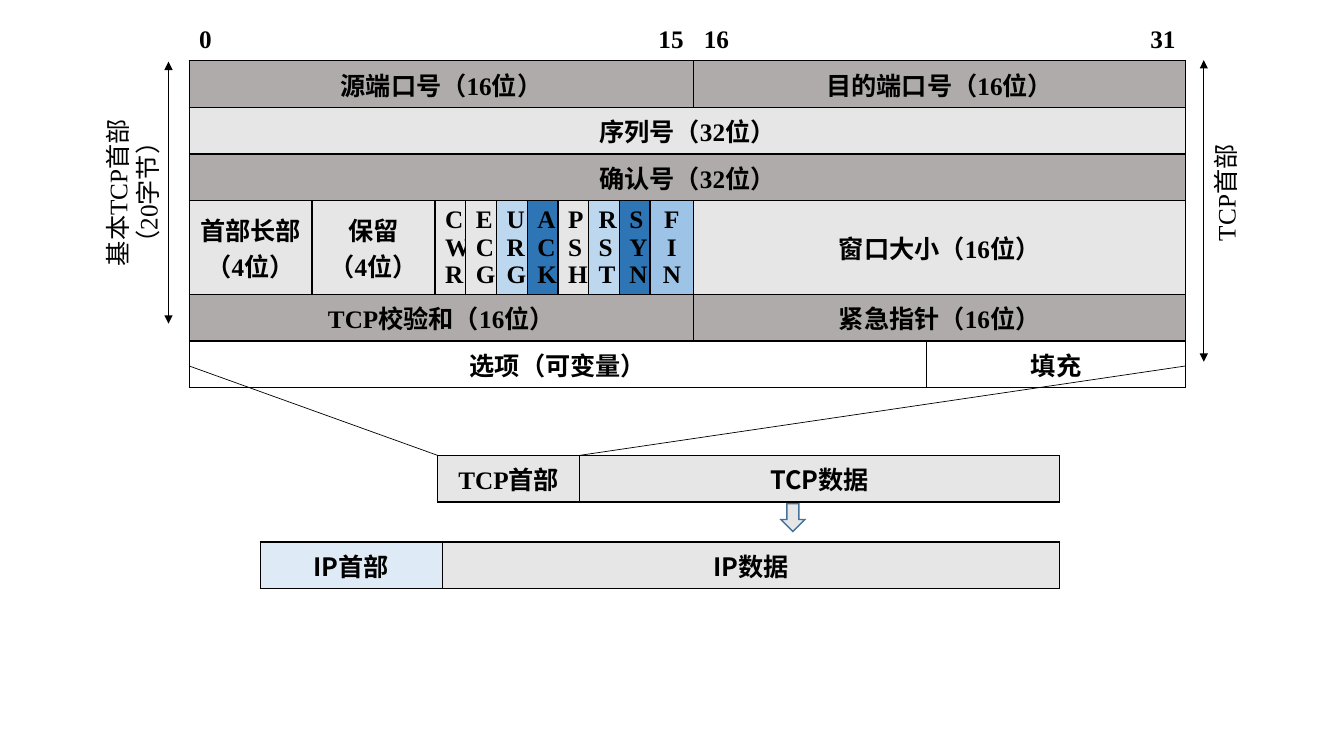
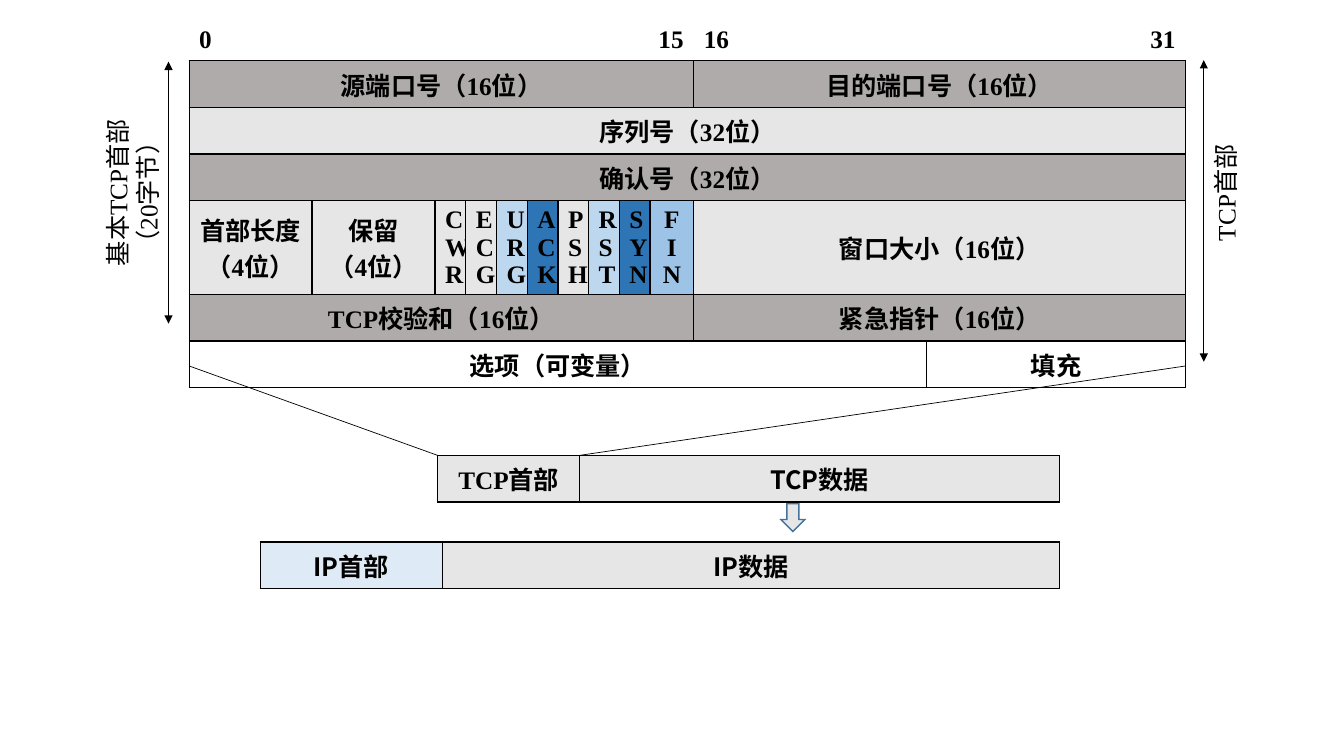
Before and after one commit to Mojiajun/cs-primer, a slide deck: slide 2 of tcp-ip/protocols/pictures.pptx (slide 1 before the commit). Drawn at 1344x756 pixels with LibreOffice and Linux fonts; fonts in the diff are those of the drawing. Boxes give left, top, right and bottom in pixels: in the first picture for what was removed or moved away, otherwise in the second. Text is boxed around its words. In the diff, an @@ line names an element or a change of style, - is before the commit and + after.

```diff
--- a/tcp-ip/protocols/pictures.pptx
+++ b/tcp-ip/protocols/pictures.pptx
@@ table at (190, 20, 1190, 382) @@
-row 5, column 1: 首部长部 / （4位）
+row 5, column 1: 首部长度 / （4位）
```
Also in this commit, not shown: 3 slides added, 1 other file.
